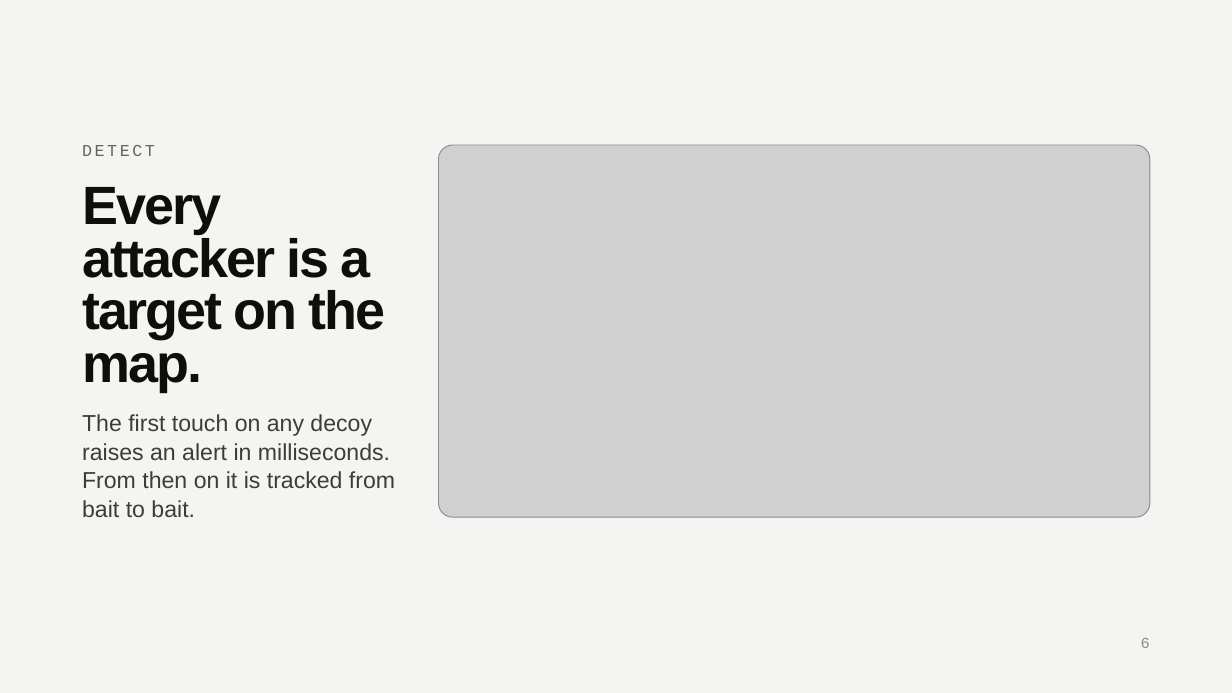
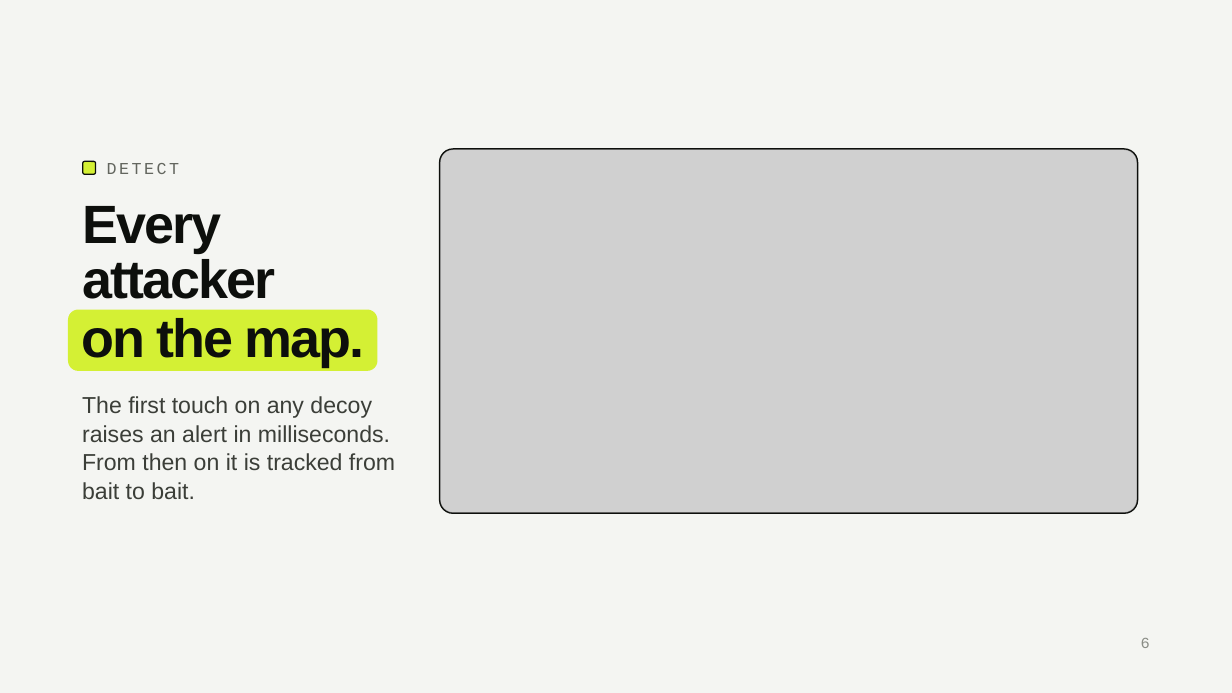
Before and after one commit to AmarWaqar-TSKLI/mirage, a slide deck: slide 6 of submissions/project-presentation/Group5_presentation.pptx. Drawn at 1232x693 pixels with LibreOffice and Linux fonts; fonts in the diff are those of the drawing; grey boxes stand for pictures. Boxes give left, top, right and bottom in pixels: in the first picture for what was removed or moved away, otherwise in the second. Text is boxed around its words. In the diff, an @@ line names an element or a change of style, - is before the commit and + after.

Commit message:
Give every slide the same look

```diff
--- a/submissions/project-presentation/Group5_presentation.pptx
+++ b/submissions/project-presentation/Group5_presentation.pptx
@@ rounded rectangle added at (440, 149, 1139, 513), outline #0D0F0C 1 pt @@
@@ rounded rectangle added at (83, 162, 96, 175), fill #D4F034, outline #0D0F0C 1 pt @@
@@ text "DETECT": place and size @@
-text "DETECT" at (82, 145, 155, 156)
+text "DETECT" at (107, 163, 180, 174)
@@ picture: place and size @@
-picture at (439, 145, 1151, 518)
+picture at (440, 150, 1137, 513)
@@ title removed at (82, 187, 385, 392) @@
-Every attacker is a target on the map.
@@ text added at (82, 206, 275, 299), 42 pt, text #0D0F0C, bold @@
+Every attacker
@@ freeform shape added at (68, 310, 378, 371), fill #D4F034, 42 pt, text #0D0F0C, bold @@
+on the map.
@@ text "The first touch on any ...": place and size @@
-text "The first touch on any ..." at (82, 414, 395, 517)
+text "The first touch on any ..." at (82, 396, 395, 499)
```
Also in this commit, not shown: 13 other slides changed.
